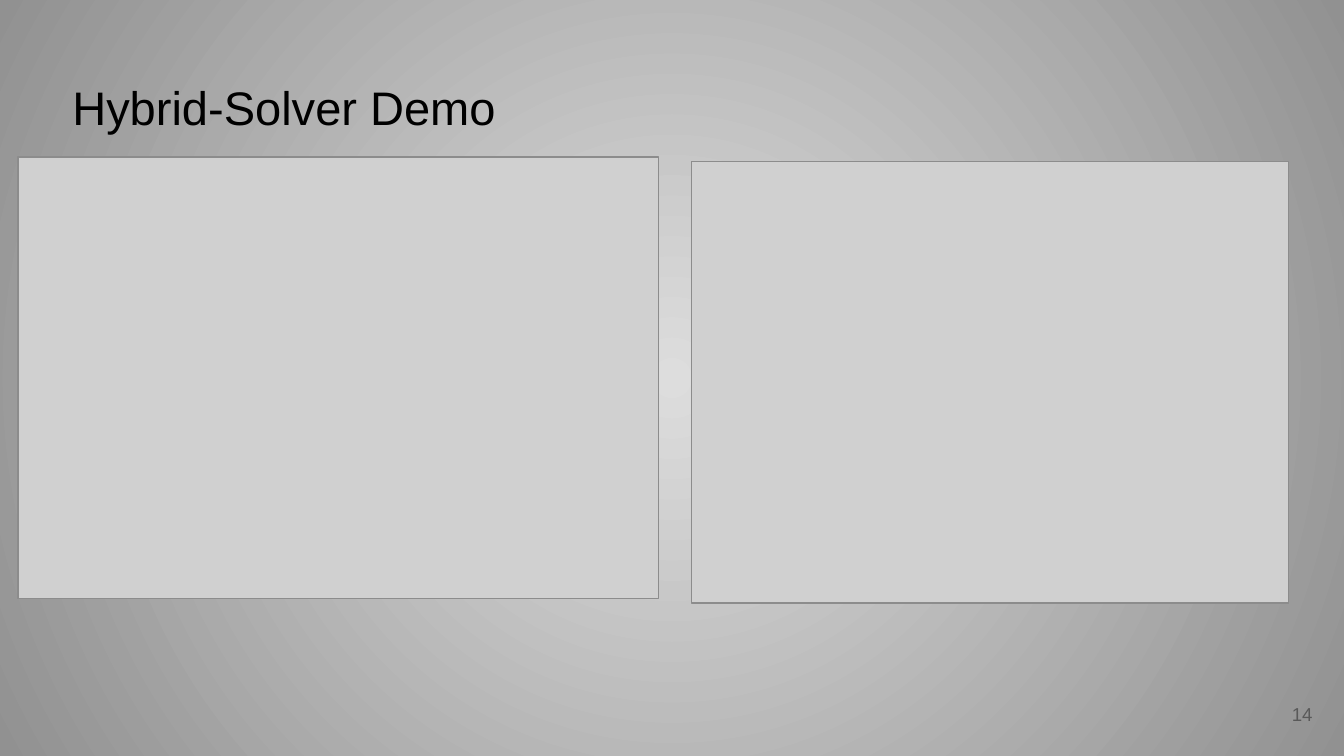
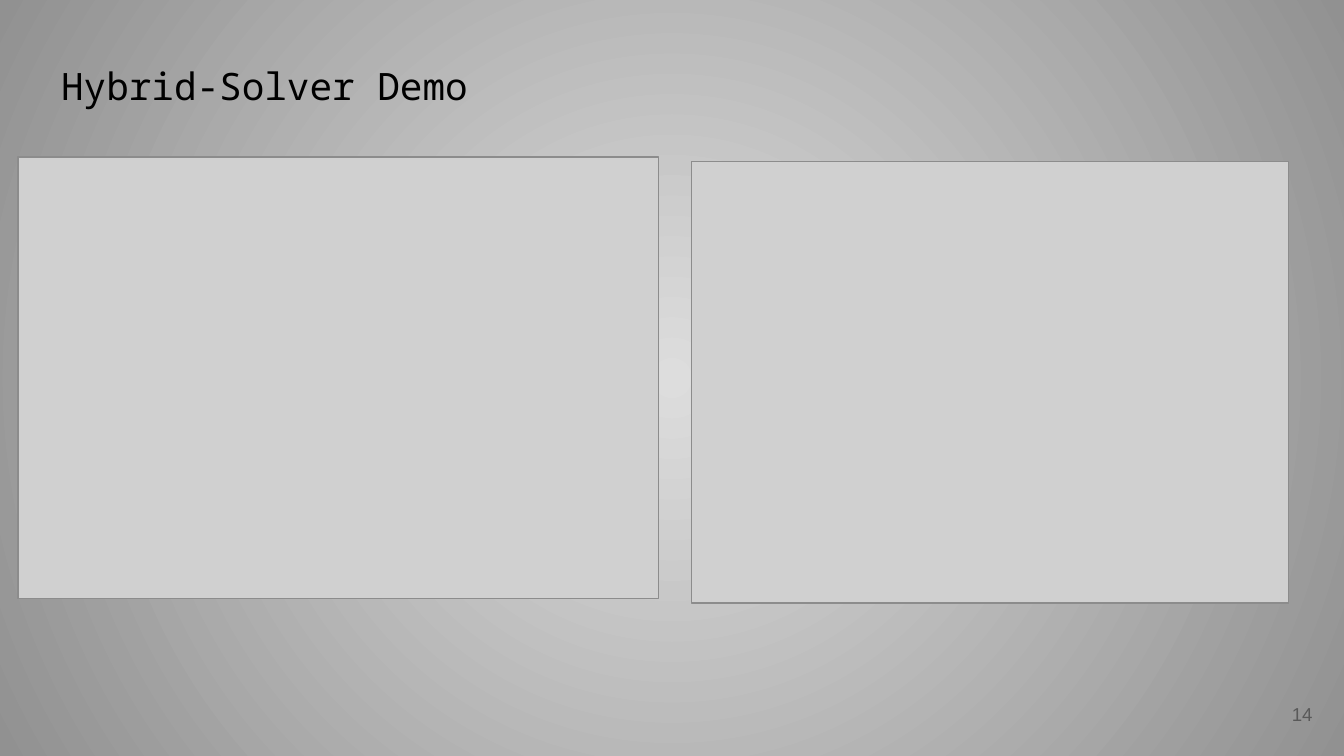
Before and after one commit to ousticrame/Quoridor, a slide deck: slide 14 of CSP-Wordle-Solver/slides/Slides - CSP Wordle Solver.pptx. Drawn at 1344x756 pixels with LibreOffice and Linux fonts; fonts in the diff are those of the drawing; grey boxes stand for pictures. Boxes give left, top, right and bottom in pixels: in the first picture for what was removed or moved away, otherwise in the second. Text is boxed around its words. In the diff, an @@ line names an element or a change of style, - is before the commit and + after.

```diff
--- a/CSP-Wordle-Solver/slides/Slides - CSP Wordle Solver.pptx
+++ b/CSP-Wordle-Solver/slides/Slides - CSP Wordle Solver.pptx
@@ title "Hybrid-Solver Demo": place and size @@
-title "Hybrid-Solver Demo" at <box>72,91,495,134</box>
+title "Hybrid-Solver Demo" at <box>61,71,467,110</box>
@@ title "Hybrid-Solver Demo" at <box>61,71,467,110</box>: size 25.2 to 20.2 pt, font Arial to Noto Sans Mono @@
```
Also in this commit, not shown: 7 other slides changed, 3 other files.
